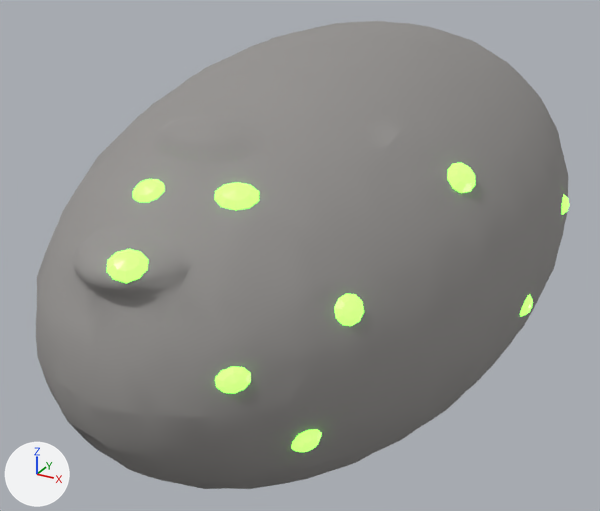
The glTF model godot/assets/models/creatures/rockyshark/segment1.glb: old version first, new version second.
Both versions are drawn from a camera (50 mm lens) standing at (0.712, -1.496, 0.643) and looking at (-0.071, -0.073, -0.069). Every picture has the same lights, and +X, +Y and +Z are marked at lower left. The first picture is the older version. Where no turn or scale is listed for an object, it has been applied to the vertices.

Objects in the first picture: 'PoreS1', 'PoreS10', 'PoreS11', 'PoreS12', 'PoreS13', 'PoreS2', 'PoreS4', 'PoreS6', 'PoreS8', 'Segment1'.
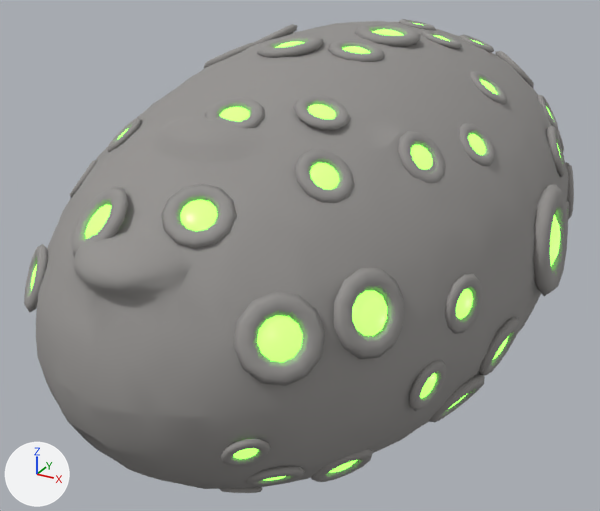
The change in detail:
Mesh me_rimss is new.
It has 6624 vertices, 13248 faces and spans x -0.456..0.453, y -0.722..0.737, z -0.405..0.409.
It uses material mat_rock (grey #959390).
Mesh me_poress is new.
It has 5580 vertices, 10800 faces and spans x -0.421..0.415, y -0.709..0.716, z -0.401..0.402.
It uses material mat_glow (green #81ff50, glowing green #81ff50).
Object 'HoleR1' (ob_holer1) moves from (0.0, -20.48, 2.56) to (-0.0169, -26.06, 2.41).
Object 'PoreS1' (ob_pores1) is deleted.
Object 'PoreS2' (ob_pores2) is deleted.
Object 'PoreS4' (ob_pores4) is deleted.
Object 'PoreS6' (ob_pores6) is deleted.
Object 'PoreS8' (ob_pores8) is deleted.
Object 'PoreS10' (ob_pores10) is deleted.
Object 'PoreS11' (ob_pores11) is deleted.
Object 'PoreS12' (ob_pores12) is deleted.
Object 'PoreS13' (ob_pores13) is deleted.
Object 'RimsS' (ob_rimss) is new; it shows me_rimss.
Its location is (0.0, 0.0, 0.0).
Object 'PoresS' (ob_poress) is new; it shows me_poress.
Its location is (0.0, 0.0, 0.0).

Pixel boxes [x1, y1, x2, y2] of what changed, in the pictures (600 x 511 px):
'RimsS', added
    after: [24, 19, 574, 493]
'PoresS', added (mostly hidden)
    after: [31, 23, 560, 481]
'PoreS12', deleted (green)
    before: [107, 249, 148, 283]
'PoreS4', deleted (green)
    before: [214, 182, 259, 210]
'PoreS13', deleted (green)
    before: [215, 366, 251, 393]
'PoreS1', deleted (green)
    before: [334, 293, 364, 326]
'PoreS2', deleted (green)
    before: [447, 163, 475, 193]
'PoreS8', deleted (green)
    before: [133, 179, 165, 202]
'PoreS11', deleted (green)
    before: [291, 429, 322, 452]
'HoleR1', moved (not visible before)
    after: [550, 214, 560, 266]
'PoreS10', deleted
    before: [520, 295, 533, 317]
'PoreS6', deleted
    before: [561, 195, 569, 215]
